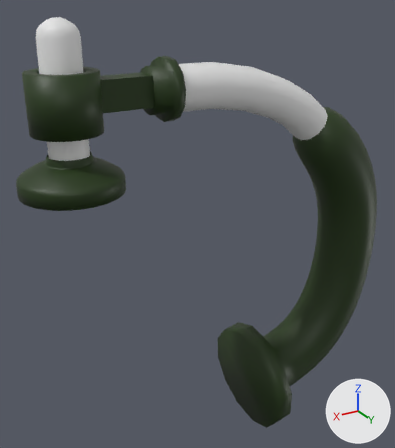
What one commit did to the FBX model Assets/Meshes/lid machine.fbx.
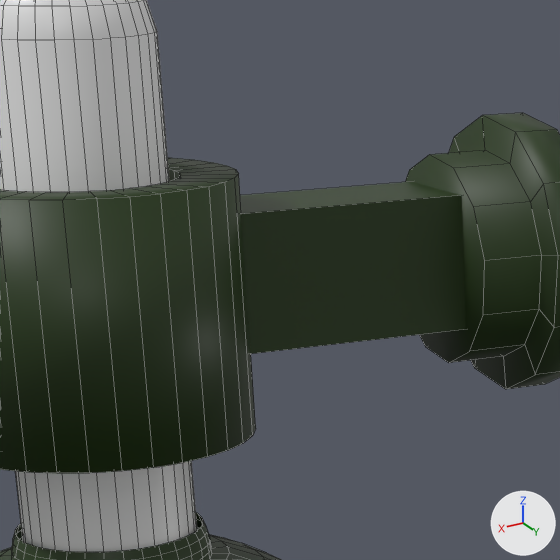
Old and new are each drawn whole from a 50 mm lens placed at (16.09, 6.63, 4.91), pointed at (12.0, -0.2, 1.5) and again close up on the part from 11% to 45% of the width and 7% to 36% of the height. Every picture has the same lights, and +X, +Y and +Z are marked at lower right. The close-ups show mesh edges as thin lines. Vertices at the same position are counted once.

Names of what the first close-up shows: 'Lid text', 'seffaf uc kısmı'.
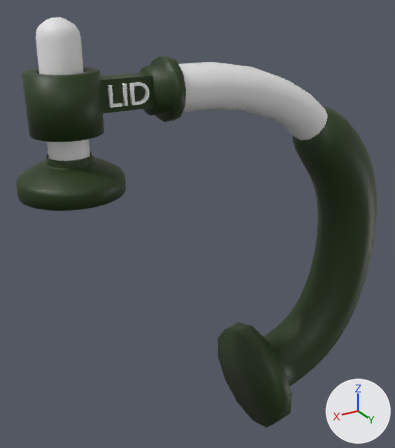
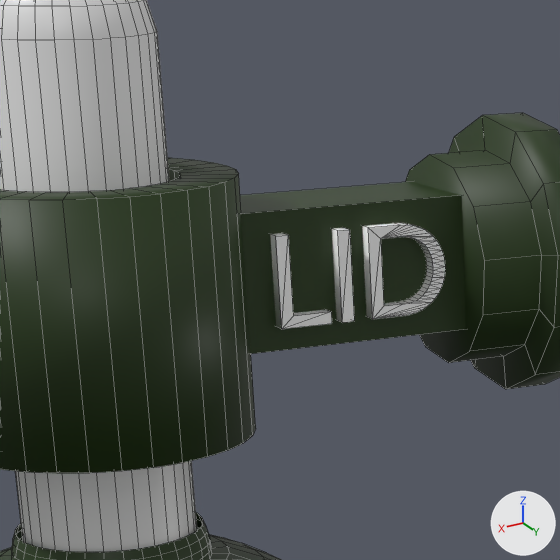
Where the newer file only moved an object's origin or applied its transform, the numbers keep the older frame.

Pixel boxes [x1, y1, x2, y2] of what changed, in the close-ups (560 x 560 px):
part 1 of me_lid, added
    after: [362, 223, 445, 319]
part 2 of me_lid, added
    after: [332, 228, 354, 323]
part 3 of me_lid, added
    after: [270, 233, 332, 329]
'seffaf uc kısmı', unchanged, covered by the edit
    before: [0, 0, 281, 560]
'transparent lid top', unchanged, uncovered by the edit
    after: [0, 0, 197, 552]
'lid top', unchanged, uncovered by the edit
    after: [0, 513, 281, 560]

Diff of the bpy script that builds the scene:
```diff
--- a/Assets/Meshes/lid machine.fbx.py
+++ b/Assets/Meshes/lid machine.fbx.py
@@ me_lid @@
 # used by ob_lid_text; location = (11.846, 0.151, 2.301)
-me_lid.from_pydata(...)  # 672 vertices, 716 faces; spans x -3.26..2.67, y -0.87..0.99, z -4.77..1.82
+me_lid.from_pydata(...)  # 800 vertices, 900 faces; spans x -3.26..2.67, y -0.87..0.99, z -4.77..1.82
+# me_lid part 1: the loose piece of 108 vertices spanning x 1.51..1.76, y -0.15..-0.1, z 1.3..1.56 is copied, and the copy is turned 180 degrees about the z axis through its middle, then moved by (-0.3, 0.37, 0.0); it spans x 1.22..1.46, y 0.22..0.27, z 1.3..1.56
+# me_lid part 2: a new loose piece, a box spanning x 1.517..1.554, y 0.217..0.269, z 1.297..1.559, in mat_material_011 (picture img_gradient_palatte_png)
+# me_lid part 3: the loose piece of 12 vertices spanning x 1.23..1.38, y -0.15..-0.1, z 1.3..1.56 is copied, and the copy is turned 180 degrees about the z axis through its middle, then moved by (0.36, 0.37, 0.0); it spans x 1.59..1.74, y 0.22..0.27, z 1.3..1.56
 me_lid.materials.append(mat_material_006)
```
